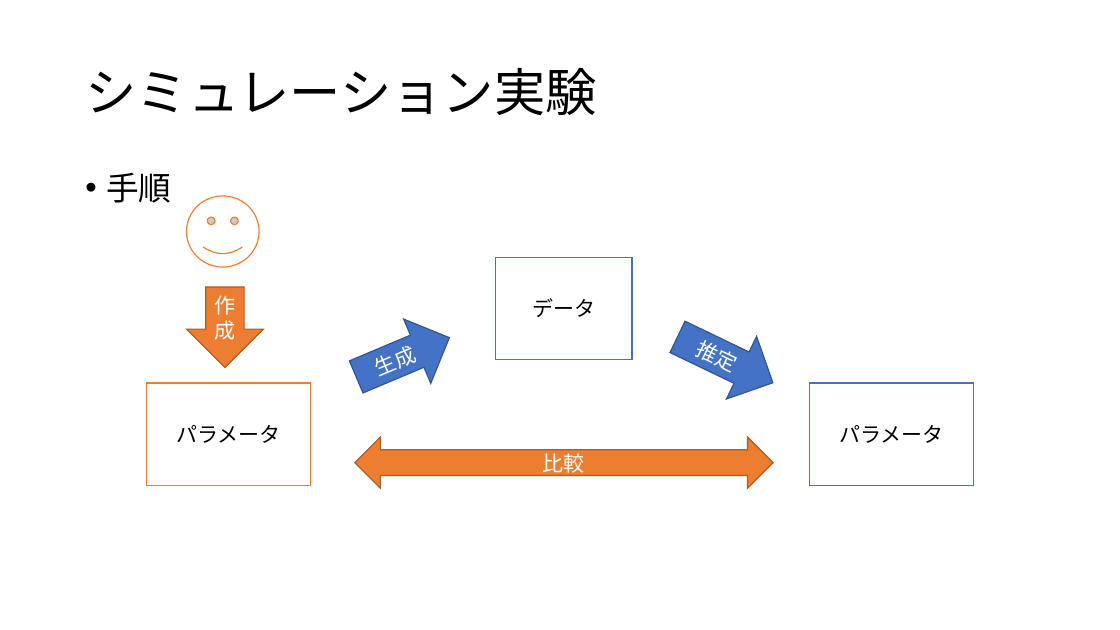
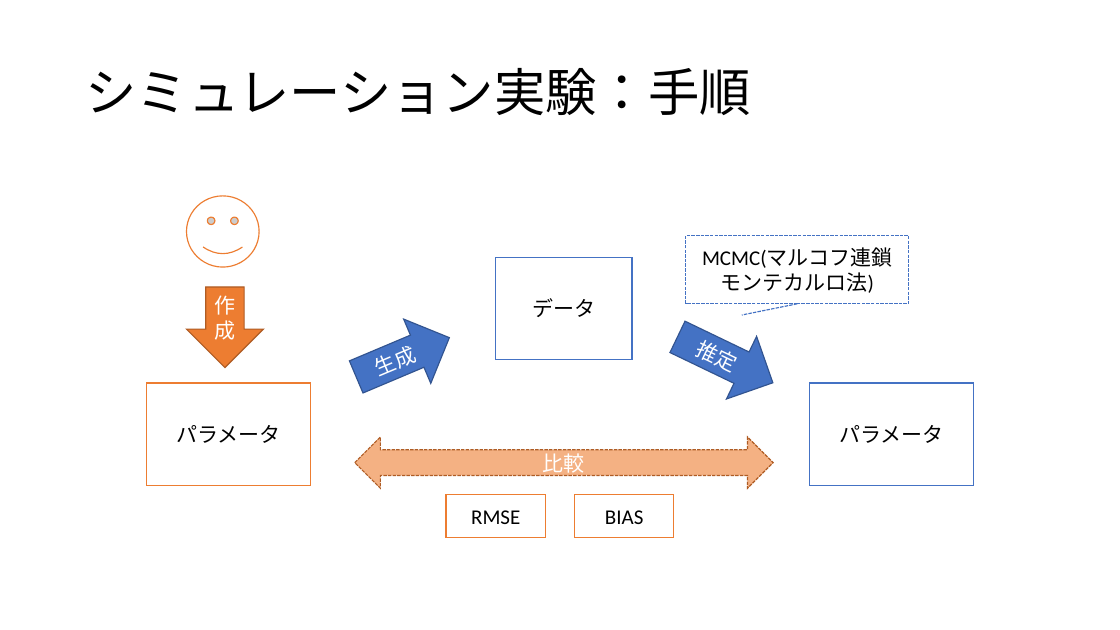
Before and after one commit to Mayu925/lab, a slide deck: slide 18 of chukan/発表スライド.pptx (slide 8 before the commit). Drawn at 1120x630 pixels with LibreOffice and Linux fonts; fonts in the diff are those of the drawing. Boxes give left, top, right and bottom in pixels: in the first picture for what was removed or moved away, otherwise in the second. Text is boxed around its words. In the diff, an @@ line names an element or a change of style, - is before the commit and + after.

```diff
--- a/chukan/発表スライド.pptx
+++ b/chukan/発表スライド.pptx
@@ title at (85,68,750,115): text changed; font Noto Sans CJK JP to Calibri @@
-シミュレーション実験
+シミュレーション実験：手順
@@ text removed at (106,172,171,203) @@
-• 手順
@@ rectangle added at (686,235,909,303), fill #FFFFFF, outline #4472C4 1 pt dashed, 18 pt, text #000000 @@
+MCMC(マルコフ連鎖モンテカルロ法)
@@ right arrow "推定" at (662,306,788,414): font Noto Sans CJK JP to Calibri @@
@@ line added from (797, 304) to (742, 315), #4472C4 1 pt dashed @@
@@ left right arrow "比較" at (355,437,773,488): font Noto Sans CJK JP to Calibri; fill #ED7D31 to #F4B183; outline #AF5C24 1 pt to #AF5C24 1 pt dashed @@
@@ rectangle added at (446,495,545,538), fill #FFFFFF, outline #ED7D31 1 pt, 18 pt, text #000000 @@
+RMSE
@@ rectangle added at (575,495,674,538), fill #FFFFFF, outline #ED7D31 1 pt, 18 pt, text #000000 @@
+BIAS
```
Also in this commit, not shown: 7 other slides changed, 16 slides added, 4 slides removed, 2 other files.
